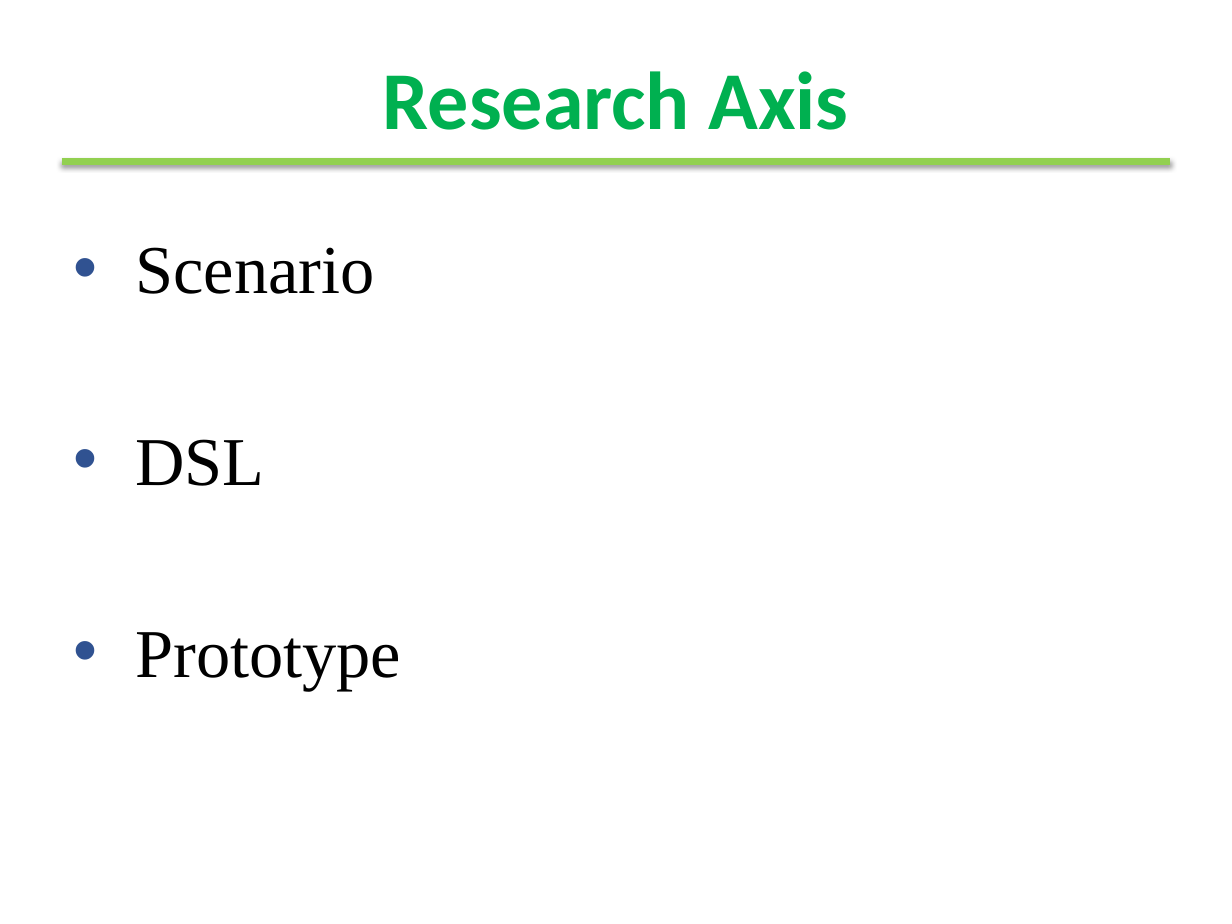
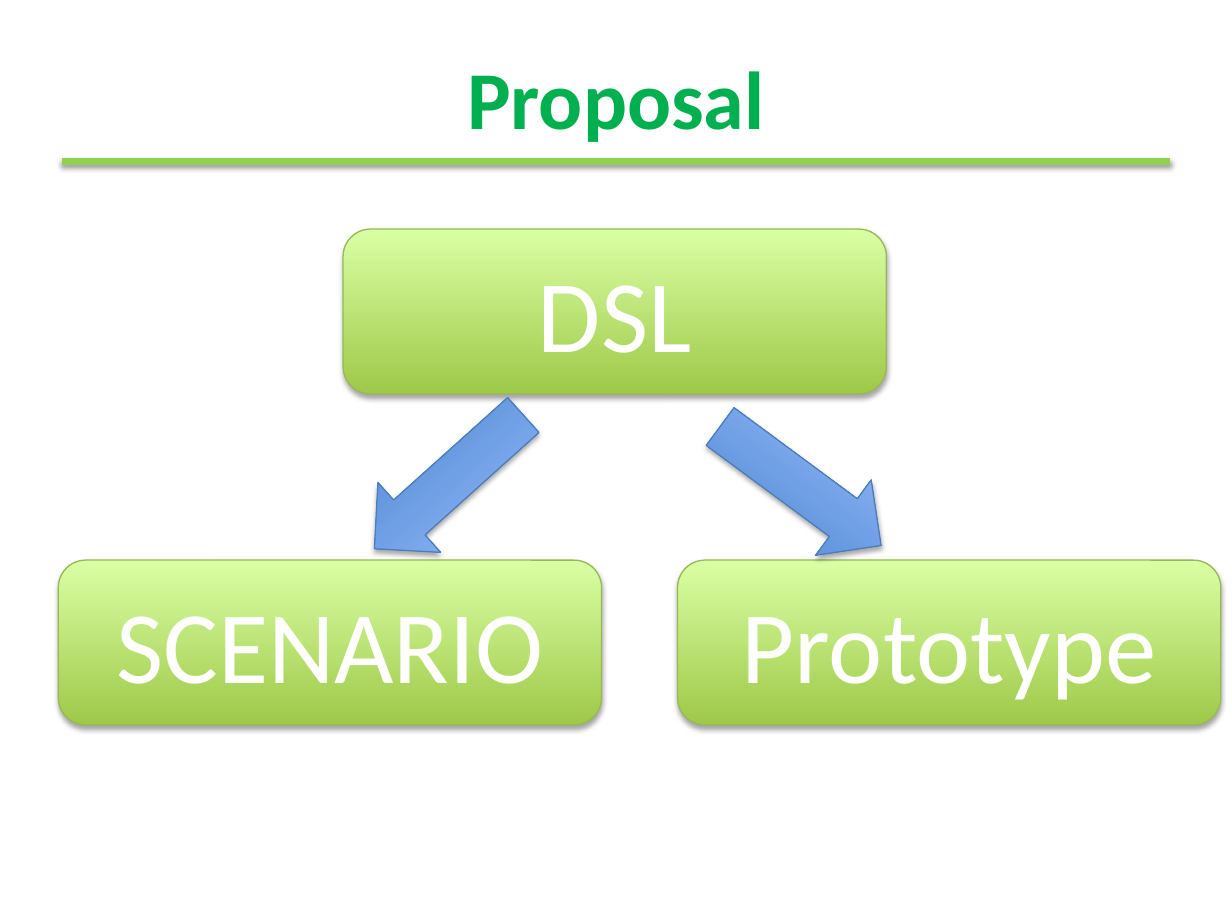
Before and after one commit to moussaamrani/IoTDSL, a slide deck: slide 12 of wiki/Talks/Presentation.pptx. Drawn at 1232x924 pixels with LibreOffice and Linux fonts; fonts in the diff are those of the drawing; background and template pictures are left out. Boxes give left, top, right and bottom in pixels: in the first picture for what was removed or moved away, otherwise in the second. Text is boxed around its words. In the diff, an @@ line names an element or a change of style, - is before the commit and + after.

```diff
--- a/wiki/Talks/Presentation.pptx
+++ b/wiki/Talks/Presentation.pptx
@@ title at <box>467,71,764,142</box>: text changed @@
-Research Axis
+Proposal
@@ rounded rectangle added at <box>342,229,886,394</box>, fill gradient #A0CA4A to #DAFFA5, outline #98B955 0.75 pt, 60 pt, text #FFFFFF @@
+DSL
@@ text removed at <box>135,247,401,690</box> @@
-• Scenario
-• DSL
-• Prototype
@@ right arrow added at <box>343,380,554,583</box>, fill gradient #3F80CE to #A4C4FF, outline #4B7EBC 0.75 pt @@
@@ right arrow added at <box>693,388,909,582</box>, fill gradient #3F80CE to #A4C4FF, outline #4B7EBC 0.75 pt @@
@@ rounded rectangle added at <box>58,561,601,726</box>, fill gradient #A0CA4A to #DAFFA5, outline #98B955 0.75 pt, 60 pt, text #FFFFFF @@
+SCENARIO
@@ rounded rectangle added at <box>678,561,1221,726</box>, fill gradient #A0CA4A to #DAFFA5, outline #98B955 0.75 pt, 60 pt, text #FFFFFF @@
+Prototype
```
Also in this commit, not shown: 3 other slides changed, 6 slides added, 5 slides removed.
